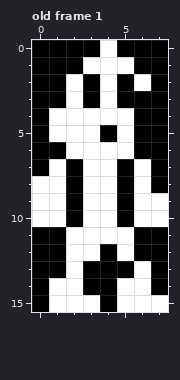
One commit to this pixel-art file: assets/player.ase. This is how it looked before the edit.
8x16 pixels, 1 frame. Shown: old frame 1. The commit also changed other frames, which this record leaves out.
New version:
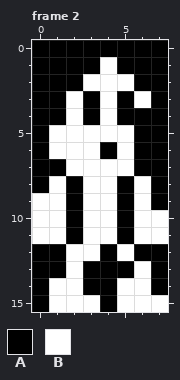
Palette (. is transparent): A #000000  B #ffffff
A new or re-ordered frame is compared with the old frame closest to it.
From the commit log: Add idle animation
From old to new:
frames 1 -> 3
Frame 2 is new; against old frame 1:
Colour B gives way to colour A in row 0 at x 4; in row 1 at x 3 and 5; in row 2 at x 2 and 6; in row 4 at x 1, 3 and 5; in row 6 at x 4; in row 7 at x 1 and 6.
Colour B gives way to colour A in row 8 at x 0; in row 9 at x 7; in row 11 at x 2 and 5.
Colour A gives way to colour B in row 2 at x 3 and 5; in row 3 at x 6; in row 5 at x 4; in row 6 at x 1; in row 7 at x 2 and 5; in row 11 at x 0 to 1 and 6 to 7.
Where, in picture pixels (left, top, right, bottom), the same in both pictures:
changed: (32, 40, 168, 244)
